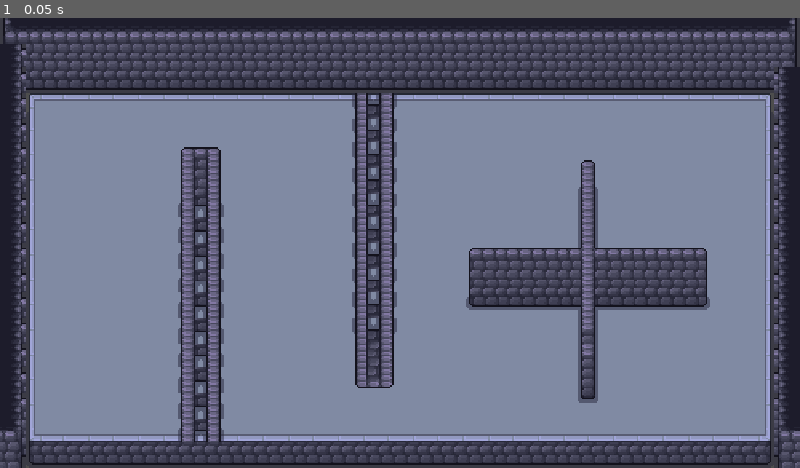
Above: before the commit, frame 1.
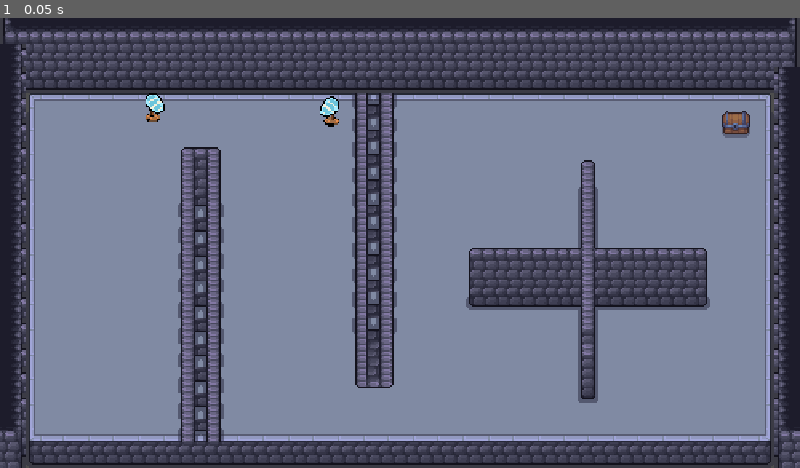
Above: after the commit, the same moment.

Repository: Hazorox/lost-inside
Game: Godot game, scene res://scenes/puzzle_2/room.tscn
Same seed, same stepped clock (60 frames per second), same inputs: the game is played once before the commit and once after it. This scene is started directly instead of the project's main scene.
Inputs:
- Up to frame 1 (0.05 s): no input

The runs differ from the first frame. In frame 1, 0.4% of the frame differs, in the area x 18-94%, y 16-27%.

Commit message:
Add bases for puzzle 2 with mirror and bit of logic

Diff:
--- /dev/null
+++ b/scenes/puzzle_2/emitter.tscn
@@ -0,0 +1,5 @@
+[gd_scene format=3 uid="uid://dpne2s38jkg71"]
+
+[node name="Emitter" type="Node2D" unique_id=535459778]
+
+[node name="Line2D" type="Line2D" parent="." unique_id=2021654511]
--- /dev/null
+++ b/scenes/puzzle_2/mirror.gd
@@ -0,0 +1,33 @@
+extends Node2D
+
+@export var direction := Vector2.RIGHT
+
+@onready var sprite := $sprite
+@onready var reflector = $reflector
+@onready var interaction_area = $interaction_area
+
+var interactable := false
+
+func _ready()->void:
+	sprite.flip_h = direction == Vector2.LEFT
+	interaction_area.body_entered.connect(on_body_entered)
+	interaction_area.body_exited.connect(on_body_exited)
+
+
+func _process(_detla:float)->void:
+	if Input.is_action_just_pressed("interact") and interactable:
+		if direction==Vector2.RIGHT:
+			direction = Vector2.LEFT
+			sprite.flip_h=false
+		elif direction == Vector2.LEFT:
+			direction = Vector2.RIGHT
+			sprite.flip_h=true
+
+
+func on_body_entered(body:Node2D)->void:
+	if body.is_in_group("player"):
+		interactable = true
+
+func on_body_exited(body:Node2D)->void:
+	if body.is_in_group("player"):
+		interactable = false
--- /dev/null
+++ b/scenes/puzzle_2/mirror.tscn
@@ -0,0 +1,27 @@
+[gd_scene format=3 uid="uid://br0585nooeb1u"]
+
+[ext_resource type="Texture2D" uid="uid://by4c86btpysmm" path="res://assets/mirror.png" id="1_e1nh5"]
+[ext_resource type="Script" uid="uid://deedch4ckb7or" path="res://scenes/puzzle_2/mirror.gd" id="1_upde6"]
+
+[sub_resource type="CircleShape2D" id="CircleShape2D_nfrx5"]
+radius = 27.018513
+
+[sub_resource type="CircleShape2D" id="CircleShape2D_0hvcy"]
+radius = 37.0
+
+[node name="Mirror" type="Node2D" unique_id=1778676005]
+script = ExtResource("1_upde6")
+
+[node name="sprite" type="Sprite2D" parent="." unique_id=1797240335]
+texture = ExtResource("1_e1nh5")
+
+[node name="reflector" type="StaticBody2D" parent="." unique_id=199027553]
+
+[node name="collision" type="CollisionShape2D" parent="reflector" unique_id=28329141]
+shape = SubResource("CircleShape2D_nfrx5")
+
+[node name="interaction_area" type="Area2D" parent="." unique_id=995328933]
+
+[node name="CollisionShape2D" type="CollisionShape2D" parent="interaction_area" unique_id=1860675520]
+shape = SubResource("CircleShape2D_0hvcy")
+debug_color = Color(0.9754619, 0, 0.42274308, 0.41960785)
--- a/scenes/puzzle_2/room.tscn
+++ b/scenes/puzzle_2/room.tscn
@@ -1,6 +1,9 @@
 [gd_scene format=4 uid="uid://krntgfjptyt8"]
 
 [ext_resource type="TileSet" uid="uid://bon1hao5ahgth" path="res://resources/base.tres" id="1_d7m5o"]
+[ext_resource type="PackedScene" uid="uid://br0585nooeb1u" path="res://scenes/puzzle_2/mirror.tscn" id="2_7ovdv"]
+
+[sub_resource type="CircleShape2D" id="CircleShape2D_nfrx5"]
 
 [node name="Room" type="Node2D" unique_id=1697959231]
 
@@ -13,3 +16,24 @@
 scale = Vector2(2.5, 2.5)
 tile_map_data = PackedByteArray("AAAHAAUABgAFAAwAAAAHAAYABgAFAA0AAAAIAAUABgAGAAwAAAAIAAYABgAGAA0AAAAHAAcABgAFAA4AAAAIAA …(1344 unchanged characters)…
 tile_set = ExtResource("1_d7m5o")
+
+[node name="RayCast2D" type="RayCast2D" parent="." unique_id=304505734]
+
+[node name="chest" type="StaticBody2D" parent="." unique_id=214844360]
+position = Vector2(1216, 137)
+scale = Vector2(2.5, 2.5)
+
+[node name="TileMapLayer" type="TileMapLayer" parent="chest" unique_id=1446012734]
+tile_map_data = PackedByteArray("AAD+/wAABAAIAAAAAAD+/wEABAAIAAEAAAD//wAABAAJAAAAAAD//wEABAAJAAEAAAA=")
+tile_set = ExtResource("1_d7m5o")
+
+[node name="CollisionShape2D" type="CollisionShape2D" parent="chest" unique_id=40132567]
+position = Vector2(-15.600006, 11.999996)
+shape = SubResource("CircleShape2D_nfrx5")
+
+[node name="Mirror" parent="." unique_id=1778676005 instance=ExtResource("2_7ovdv")]
+position = Vector2(246, 140)
+
+[node name="Mirror2" parent="." unique_id=602620579 instance=ExtResource("2_7ovdv")]
+position = Vector2(529, 146)
+direction = Vector2(-1, 0)
Not shown, added: scenes/puzzle_2/mirror.gd.uid
